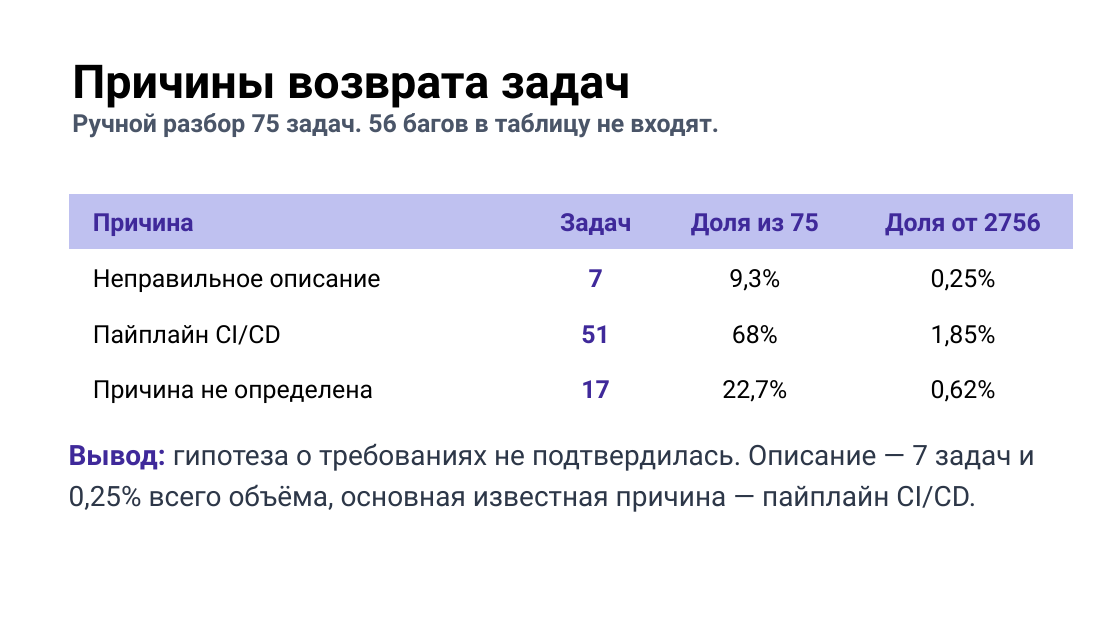
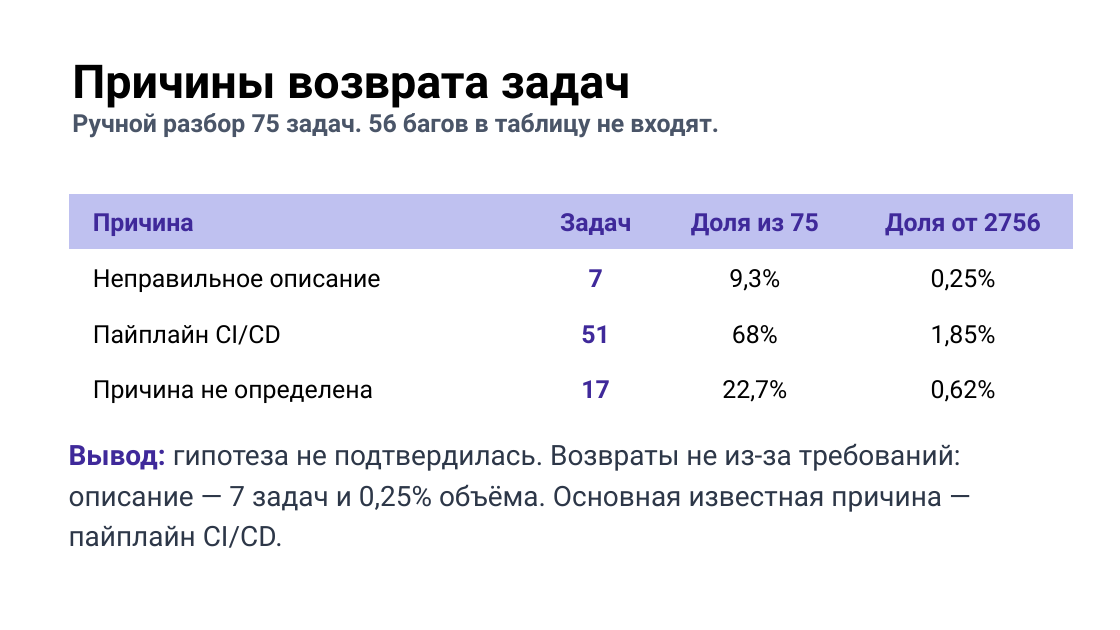
Before and after one commit to camelot270/otus_work, a slide deck: slide 9 of docs/Защита проекта. Петров Н.И..pptx. Drawn at 1120x630 pixels with LibreOffice and Linux fonts; fonts in the diff are those of the drawing; background and template pictures are left out. Boxes give left, top, right and bottom in pixels: in the first picture for what was removed or moved away, otherwise in the second. Text is boxed around its words. In the diff, an @@ line names an element or a change of style, - is before the commit and + after.

```diff
--- a/docs/Защита проекта. Петров Н.И..pptx
+++ b/docs/Защита проекта. Петров Н.И..pptx
@@ text at (69, 443, 961, 548): text changed @@
-Вывод: гипотеза о требованиях не подтвердилась. Описание — 7 задач и 0,25% всего объёма, основная известная причина — пайплайн CI/CD.
+Вывод: гипотеза не подтвердилась. Возвраты не из-за требований: описание — 7 задач и 0,25% объёма. Основная известная причина — пайплайн CI/CD.
```
Also in this commit, not shown: 7 other slides changed.
